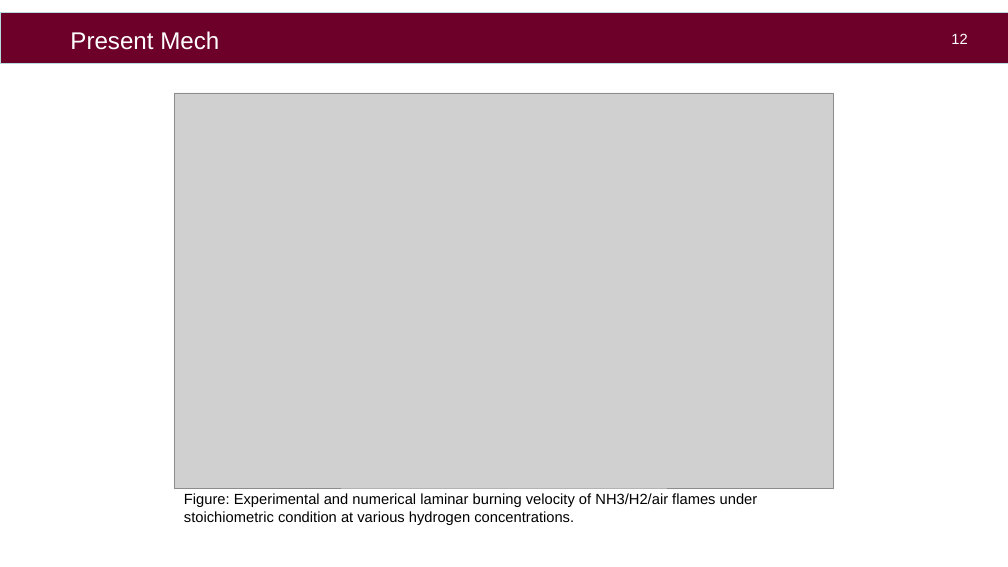
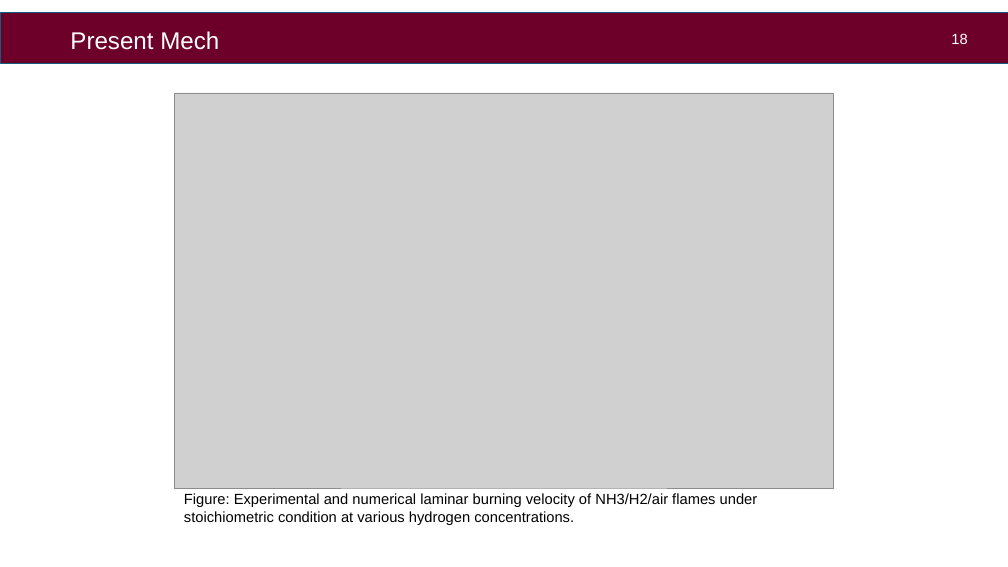
Before and after one commit to aahil-wq/lab-presentations, a slide deck: slide 19 of icfd2026/pres/kyushu_ppt_16-9.pptx (slide 13 before the commit). Drawn at 1008x567 pixels with LibreOffice and Linux fonts; fonts in the diff are those of the drawing; grey boxes stand for pictures; background and template pictures are left out. Boxes give left, top, right and bottom in pixels: in the first picture for what was removed or moved away, otherwise in the second. Text is boxed around its words. In the diff, an @@ line names an element or a change of style, - is before the commit and + after.

```diff
--- a/icfd2026/pres/kyushu_ppt_16-9.pptx
+++ b/icfd2026/pres/kyushu_ppt_16-9.pptx
@@ rectangle at (x1=0, y1=13, x2=1008, y2=64): outline #B6DCDF 0.75 pt to #125F82 0.75 pt @@
@@ page number at (x1=951, y1=33, x2=967, y2=44): text changed @@
-12
+18
```
Also in this commit, not shown: 13 other slides changed, 8 slides added, 1 slide removed, 8 other files.
